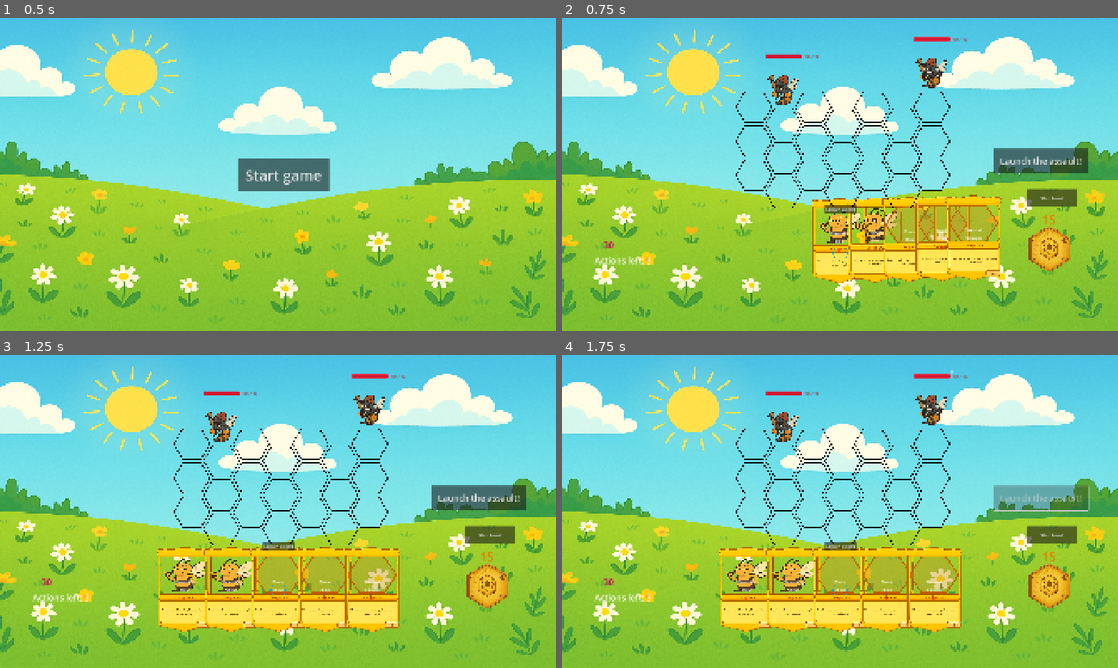
Above: before the commit, frames 1-4 (two rows, left to right).
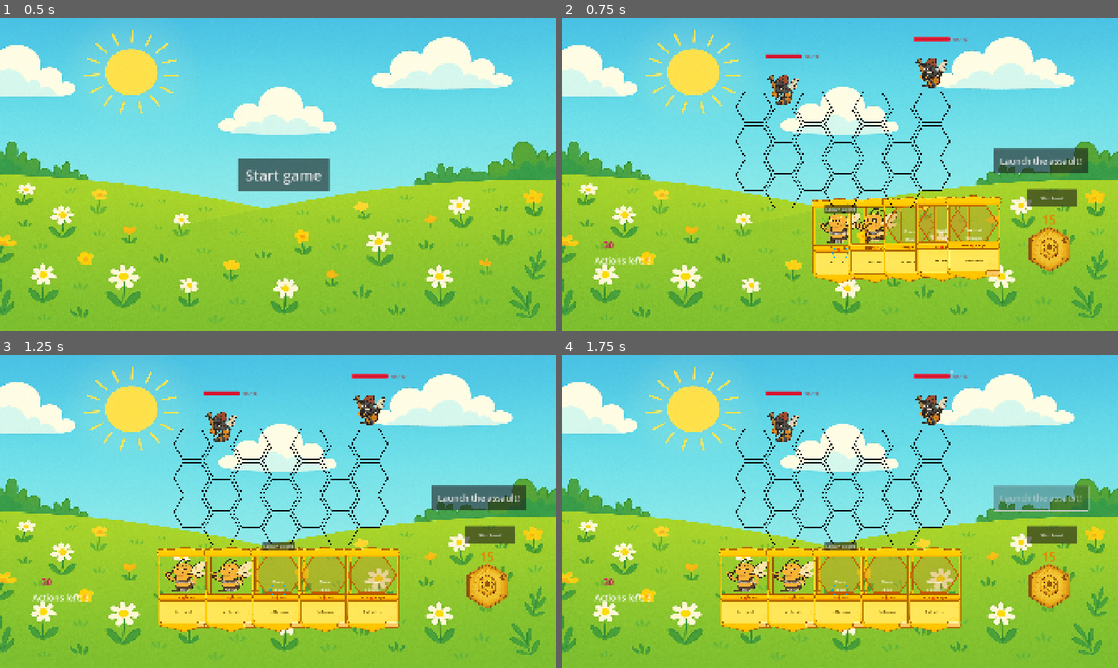
Above: after the commit, the same moments.

Repository: tysia2512/buzzco
Game: Godot game, scene res://scenes/main.tscn
Same seed, same stepped clock (60 frames per second), same inputs: the game is played once before the commit and once after it.
Inputs:
- Up to frame 1 (0.5 s): no input
- Up to frame 2 (0.75 s): click "Start game" at 0.5 s
- Up to frame 3 (1.25 s): no input
- Up to frame 4 (1.75 s): click "Launch the assault!" at 1.25 s

Frame 1 is identical in both runs. In frame 2, 0.2% of the frame differs, in the area x 45-79%, y 72-82%; in frame 3, 0.2%; in frame 4, 0.2%.

Commit message:
Propagate card properties

Diff:
--- a/scripts/card_display.gd
+++ b/scripts/card_display.gd
@@ -8,9 +8,22 @@
 			_image_sprite.texture = value
 			_resize_texture()
 
-@export var card_name: String = "Card name"
-@export var attack: int = 10
-@export var description: String = "This is a card. It can be played and placed on the board."
+@export var card_name: String = "Card name":
+	set(value):
+		card_name = value
+		if _image_sprite:
+			$Name.text = value
+
+@export var attack: int = 10:
+	set(value):
+		attack = value
+		if _image_sprite:
+			$AttackPts.text = str(value)
+@export var description: String = "This is a card. It can be played and placed on the board.":
+	set(value):
+		description = value
+		if _image_sprite:
+			$Description.text = value
 
 @onready var _image_sprite: Sprite2D = $ImageSprite
 @onready var _image_polygon: Polygon2D = $CardTemplateSprite/Polygon2D
--- a/scripts/generic_card.gd
+++ b/scripts/generic_card.gd
@@ -3,9 +3,28 @@
 signal card_placed
 signal card_removed_from_board
 
-@export var attack_value: int = 1
-@export var card_name: String = "Card"
-@export var description: String = "Card Description"
+@export var attack_value: int = 1:
+	set(value):
+		attack_value = value
+		if card_display:
+			card_display.attack = value
+		if attack_label:
+			attack_label.set_text(str(attack_value))
+
+@export var card_name: String = "Card":
+	set(value):
+		card_name = value
+		if card_display:
+			card_display.card_name = value
+		if name_label:
+			name_label.set_text(value)
+
+@export var description: String = "Card Description":
+	set(value):
+		description = value
+		if card_display:
+			card_display.description = value
+
 @export var current_attack_points: int = 1
 @export var pollen_cost: int = 2
 @export var texture: Texture2D:
@@ -77,12 +96,7 @@
 	_update_labels()
 
 func _update_labels():
-	attack_label.set_text(str(attack_value))
-	name_label.set_text(card_name)
 	debug_attack_strength_label.set_text(str(get_attack_with_effects()))
-
-func _process(_delta: float) -> void:
-	_update_labels()
 
 func _set_card_display(mode: CardDisplayMode) -> void:
 	_card_display_mode = mode
